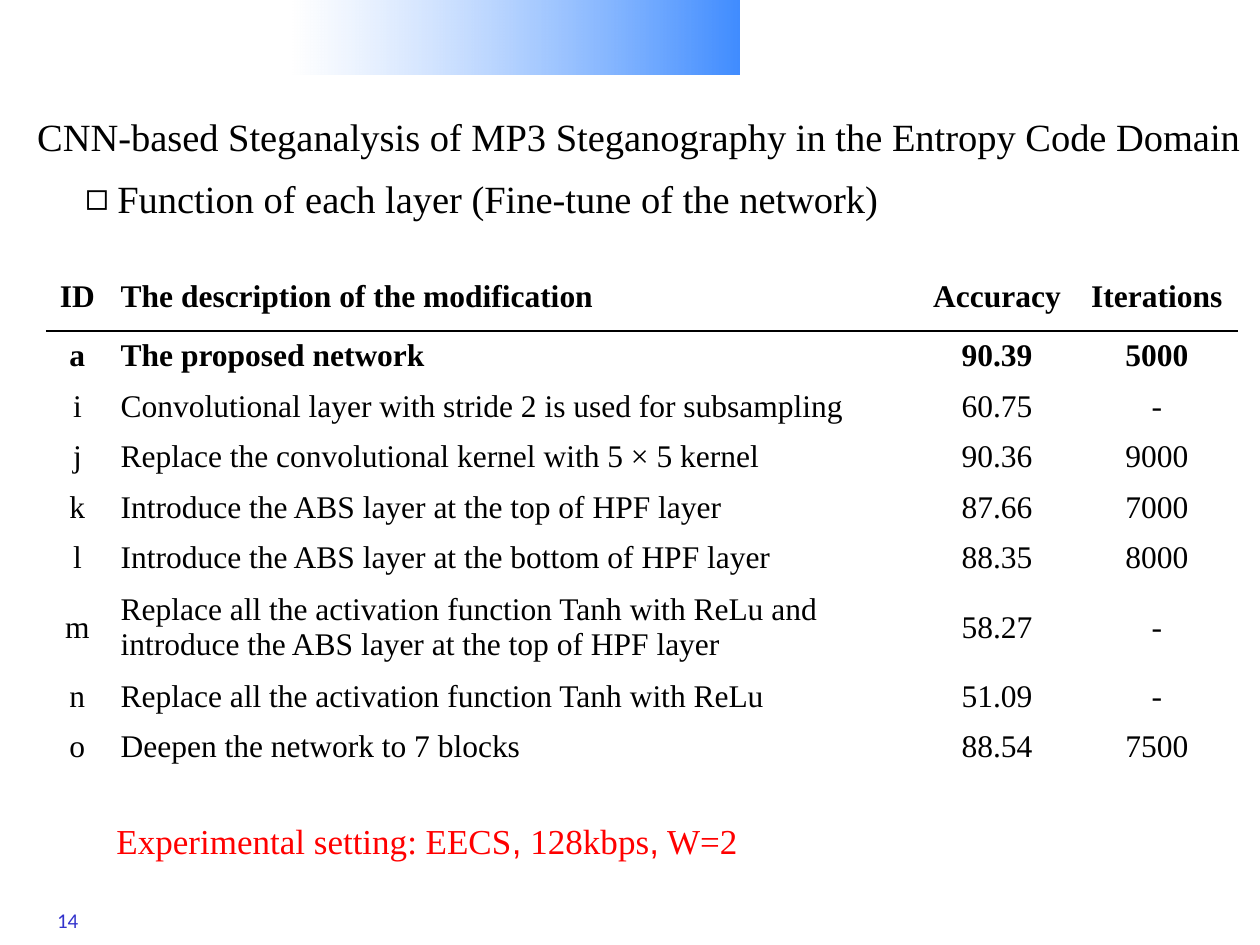
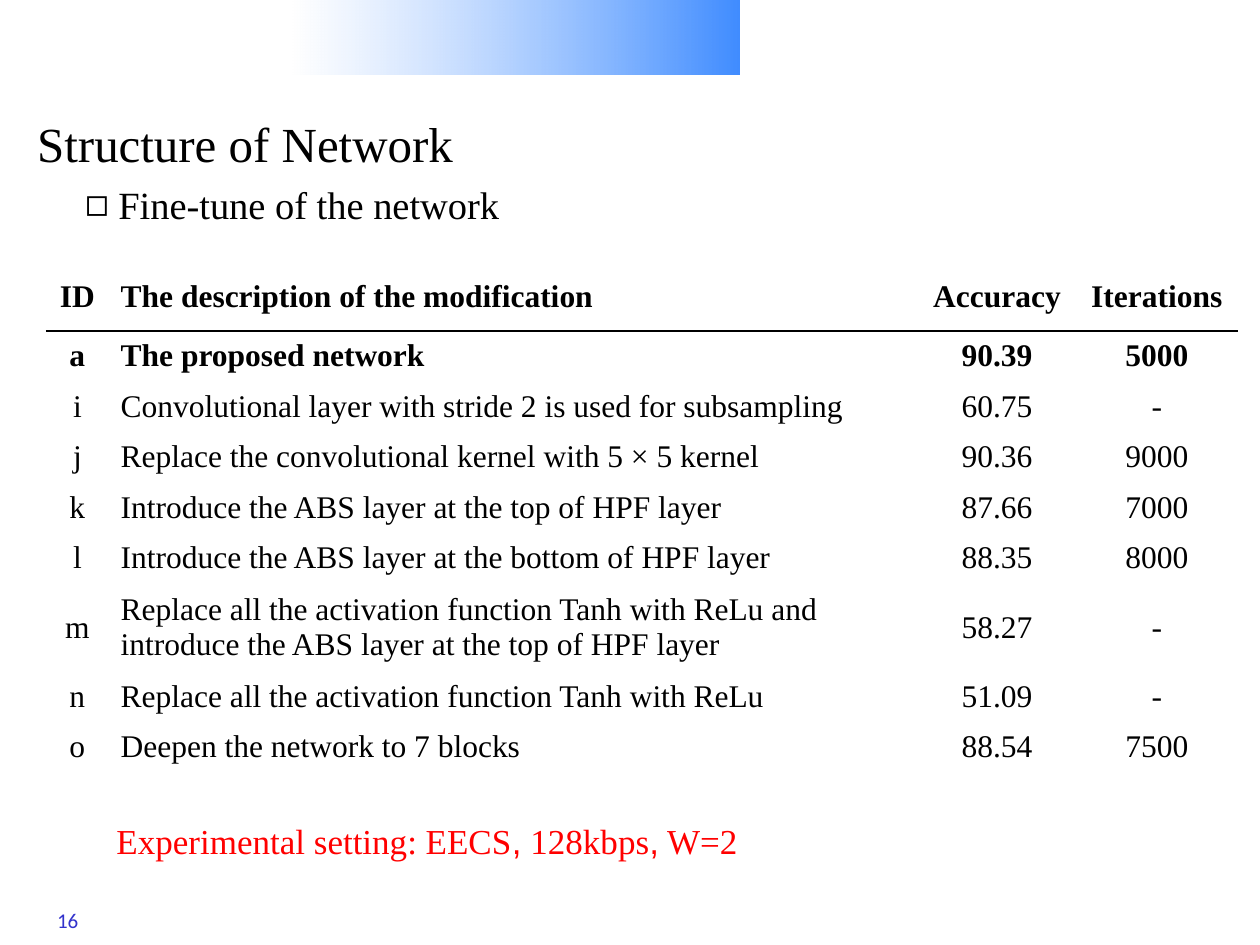
Before and after one commit to Charleswyt/tf_audio_steganalysis, a slide deck: slide 16 of CNN-based Steganalysis of MP3 Steganography in the Entropy Code Domain.pptx (slide 14 before the commit). Drawn at 1260x945 pixels with LibreOffice and Linux fonts; fonts in the diff are those of the drawing; background and template pictures are left out. Boxes give left, top, right and bottom in pixels: in the first picture for what was removed or moved away, otherwise in the second. Text is boxed around its words. In the diff, an @@ line names an element or a change of style, - is before the commit and + after.

```diff
--- a/CNN-based Steganalysis of MP3 Steganography in the Entropy Code Domain.pptx
+++ b/CNN-based Steganalysis of MP3 Steganography in the Entropy Code Domain.pptx
@@ title removed at [37,124,1240,160] @@
-CNN-based Steganalysis of MP3 Steganography in the Entropy Code Domain
@@ text added at [37,127,453,163], 28 pt, text #000000 @@
+Structure of Network
@@ text at [118,192,499,220]: text changed @@
-◻ Function of each layer (Fine-tune of the network)
+◻ Fine-tune of the network
@@ page number at [57,914,78,928]: text changed @@
-14
+16
```
Also in this commit, not shown: 29 other slides changed, 4 slides added, 2 slides removed.
